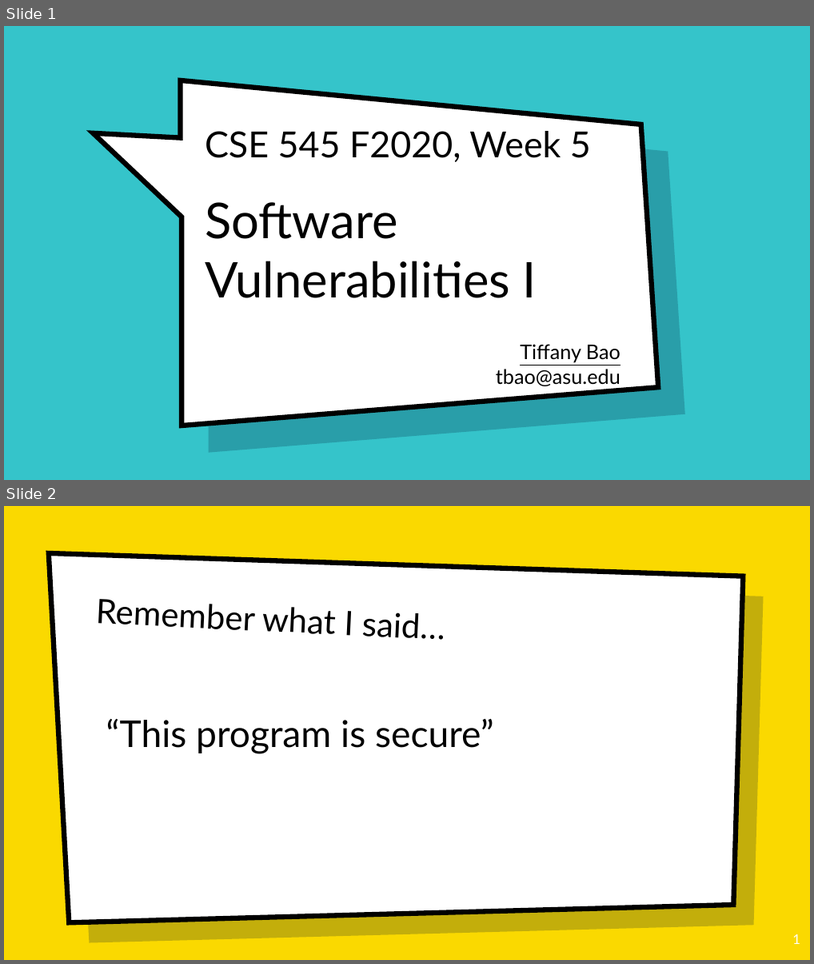
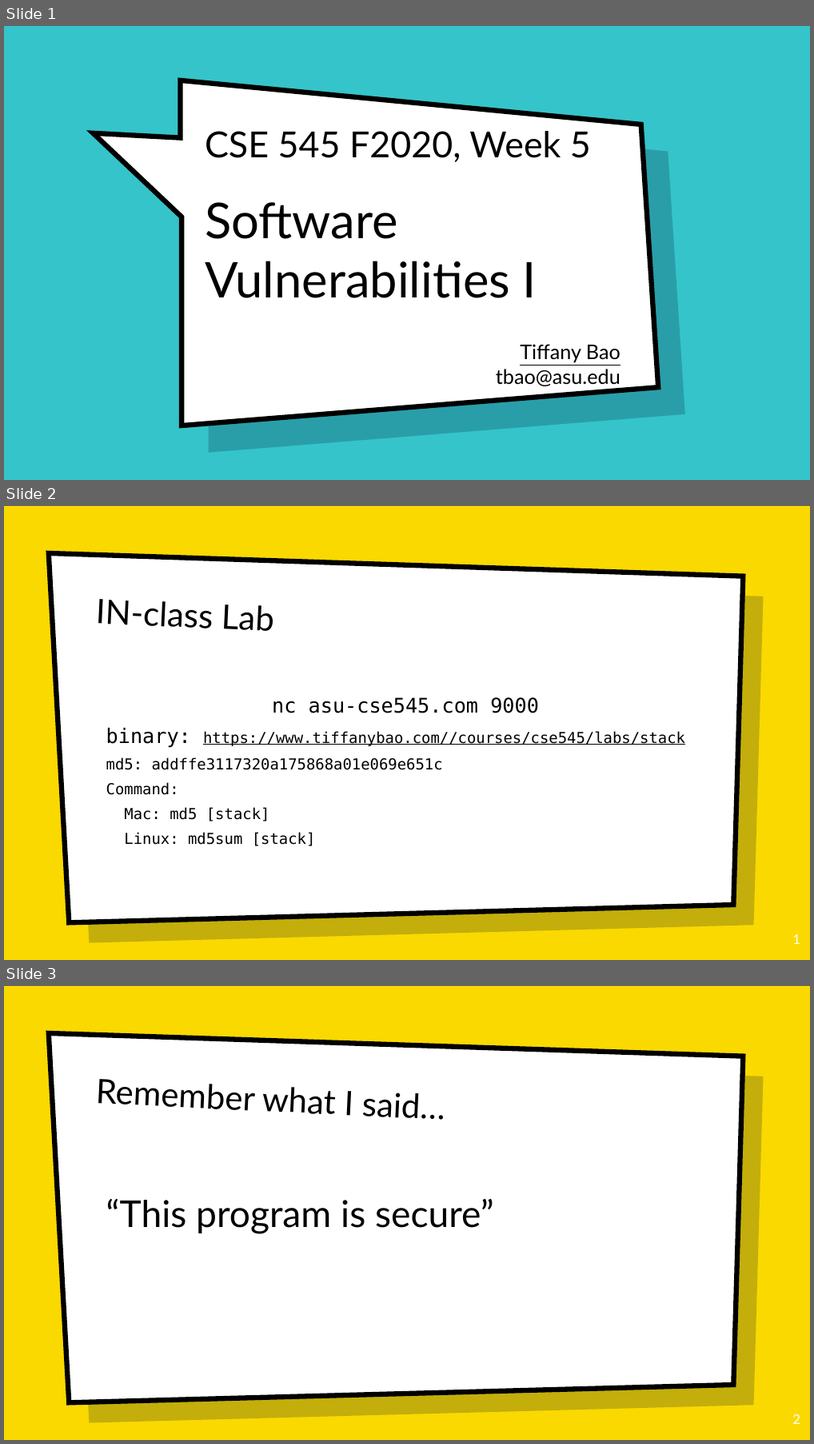
Before and after one commit to tiffanyb/tiffanyb.github.io, a slide deck: courses/cse545/slides/05-vulns-1.pptx. Shown one above the other, each under a label of ours: slides 1 and 2 before the commit, slides 1, 2 and 3 after it. The pictures are 814x964 and 814x1444 pixels, drawn with LibreOffice and Linux fonts; fonts in the diff are those of the drawing; background and template pictures are left out. Boxes give left, top, right and bottom in pixels: in the first picture for what was removed or moved away, otherwise in the second. Text is boxed around its words. In the diff, an @@ line names an element or a change of style, - is before the commit and + after.

```diff
--- a/courses/cse545/slides/05-vulns-1.pptx
+++ b/courses/cse545/slides/05-vulns-1.pptx
@@ slide 2 added at box(4, 506, 810, 960), background picture (left out); not listed: 2 template elements that a slide beside it also shows @@
@@ title added at box(95, 599, 274, 631), 40 pt, text #000000 @@
+IN-class Lab
@@ text added at box(106, 697, 686, 846), 18 pt, text #000000 @@
+nc asu-cse545.com 9000
+binary: https://www.tiffanybao.com//courses/cse545/labs/stack
+md5: addffe3117320a175868a01e069e651c
+Command:
+Mac: md5 [stack]
+Linux: md5sum [stack]
@@ page number added at box(793, 934, 801, 944), 16 pt, text #FFFFFF @@
+1
@@ what was slide 2 is now slide 3 @@
@@ page number at box(793, 1414, 801, 1424): text changed @@
-1
+2
```
Also in this commit, not shown: 4 other files.
